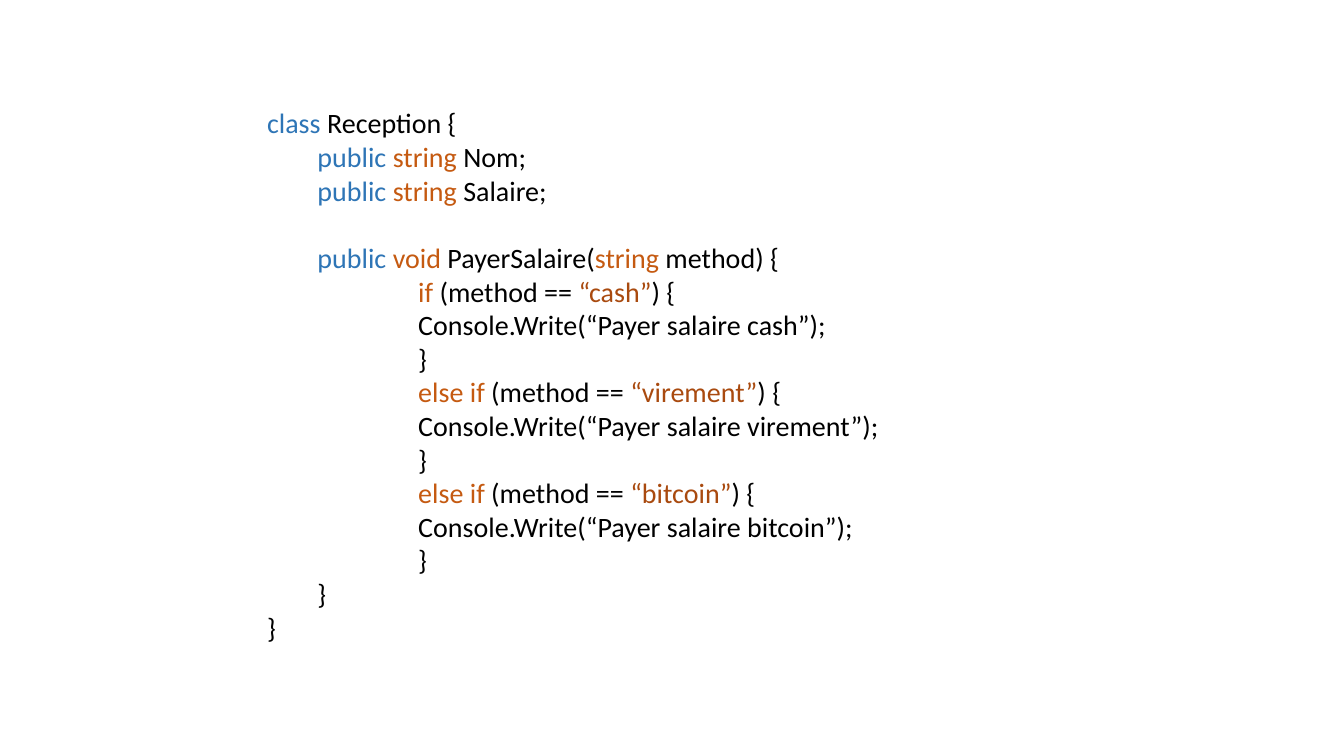
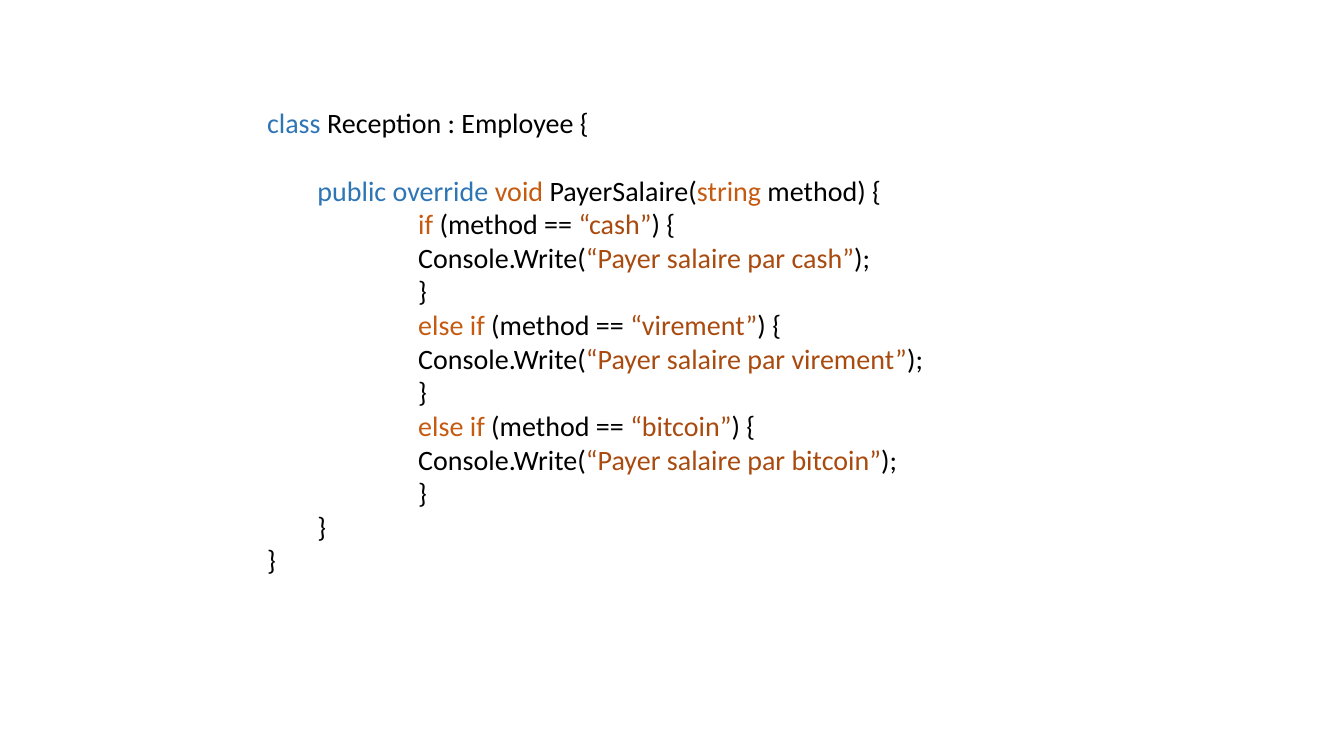
Before and after one commit to yassine-klilich/design-patterns, a slide deck: slide 24 of Presentation/Presentation DP.pptx (slide 22 before the commit). Drawn at 1344x756 pixels with LibreOffice and Linux fonts; fonts in the diff are those of the drawing. Boxes give left, top, right and bottom in pixels: in the first picture for what was removed or moved away, otherwise in the second. Text is boxed around its words. In the diff, an @@ line names an element or a change of style, - is before the commit and + after.

```diff
--- a/Presentation/Presentation DP.pptx
+++ b/Presentation/Presentation DP.pptx
@@ text at [267,113,865,206]: text changed @@
-class Reception {
-  public string Nom;
-  public string Salaire;
-  public void PayerSalaire(string method) {
+class Reception : Employee {
+  public override void PayerSalaire(string method) {
@@ text at [418,247,871,273]: text changed; text colour #000000 to #A94A0F @@
-      Console.Write(“Payer salaire cash”);
+      Console.Write(“Payer salaire par cash”);
@@ text at [418,348,924,374]: text changed; text colour #000000 to #A94A0F @@
-      Console.Write(“Payer salaire virement”);
+      Console.Write(“Payer salaire par virement”);
@@ text at [418,449,898,475]: text changed; text colour #000000 to #A94A0F @@
-      Console.Write(“Payer salaire bitcoin”);
+      Console.Write(“Payer salaire par bitcoin”);
```
Also in this commit, not shown: 10 other slides changed, 25 slides added, 1 slide removed.
